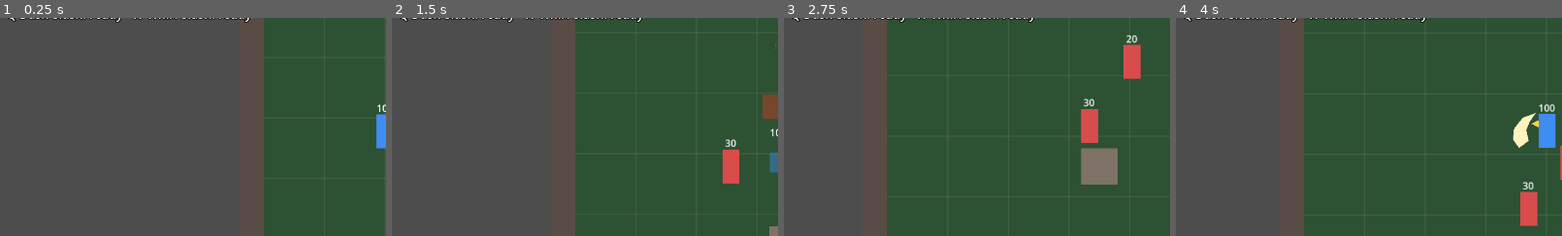
Above: before the commit, frames 1-4 (left to right).
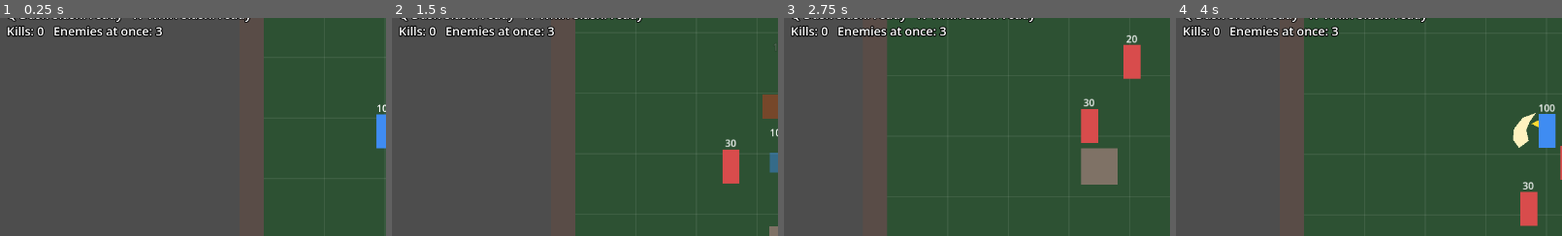
Above: after the commit, the same moments.

Repository: knc219-a11y/second-game
Game: Godot game, scene res://scenes/test_map.tscn
Same seed, same stepped clock (60 frames per second), same inputs: the game is played once before the commit and once after it.
Inputs:
- Up to frame 1 (0.25 s): no input
- Up to frame 2 (1.5 s): hold Right (move_right) 0.53-1.28 s; hold X (attack) 0.53-1.28 s; hold Down (move_down) from 1.28 s (still down); tap Space (roll) at 1.35 s
- Up to frame 3 (2.75 s): release Down (move_down) at 2.03 s; hold Right (move_right) from 2.03 s (still down); hold X (attack) from 2.03 s (still down)
- Up to frame 4 (4 s): release Right (move_right) at 2.78 s; release X (attack) at 2.78 s; hold Up (move_up) 2.78-3.53 s; tap Space (roll) at 2.85 s; hold Left (move_left) from 3.53 s (still down); hold X (attack) from 3.53 s (still down)
The pictures show only the part of the screen within x 0-50%, y 24-74%; the shares and areas given below are measured in that part.

The runs differ from the first frame. In frame 1, 1.2% of the frame differs, in the area x 1-43%, y 3-9%; in frame 2, 1.2%; in frame 3, 1.3%; in frame 4, 1.3%.

Commit message:
Farming: kill counter, and one more enemy at once every 10 kills (up to 6)
Co-Authored-By: Claude Opus 5.5 (1M context) <noreply@anthropic.com>
Claude-Session: https://claude.ai/code/session_0131sHMWAw5zPVnwH93Xeven

Diff:
--- a/scenes/test_map.tscn
+++ b/scenes/test_map.tscn
@@ -247,3 +247,15 @@
 
 [node name="Enemy3" parent="Enemies" instance=ExtResource("2")]
 position = Vector2(750, 450)
+
+[node name="Hud" type="CanvasLayer" parent="."]
+
+[node name="KillLabel" type="Label" parent="Hud"]
+offset_left = 16.0
+offset_top = 180.0
+offset_right = 616.0
+offset_bottom = 208.0
+theme_override_constants/outline_size = 6
+theme_override_colors/font_outline_color = Color(0, 0, 0, 1)
+theme_override_font_sizes/font_size = 20
+text = "Kills: 0   Enemies at once: 3"
--- a/scripts/test_map.gd
+++ b/scripts/test_map.gd
@@ -17,6 +17,14 @@
 # Player. Not strictly off-screen: the map is barely bigger than the view, so an
 # off-screen point would mean a 7-15 s walk before the enemy arrives.
 @export var spawn_min_distance: float = 400.0
+# Rising pressure: every pressure_kills kills one more enemy is kept alive at
+# once (keep_alive +1), up to max_keep_alive, so a geared-up run keeps getting
+# busier instead of staying flat. The HUD counts kills; on each step up the
+# label pops in pressure_color. R restart reloads the scene and resets both.
+@export var pressure_kills: int = 10
+@export var max_keep_alive: int = 6
+@export var pressure_color: Color = Color(1, 0.55, 0.2, 1)
+@export var pressure_flash_time: float = 1.0
 
 # Tough variant: this fraction of respawns has more HP, a better drop chance, drops
 # the Steel Sword (tier 2) instead of the Iron Sword, and super armor (keeps swinging when hit), drawn bigger and darker to read at a glance.
@@ -42,9 +50,38 @@
 @export var ranged_pet_drop_kind: int = 3
 
 var respawn_left: float = 0.0
+var kills: int = 0
 
 @onready var enemies: Node2D = $Enemies
 @onready var player: Node2D = $Player
+@onready var kill_label: Label = $Hud/KillLabel
+
+
+func _ready() -> void:
+	enemies.child_exiting_tree.connect(_on_enemy_exiting)
+	_update_kill_label()
+
+
+# Enemies leave the tree only when killed (enemy.gd queue_free at 0 HP); the
+# hp check also skips the scene being freed on restart.
+func _on_enemy_exiting(enemy: Node) -> void:
+	if enemy.get("hp") == null or enemy.hp > 0 or player.get("is_dead") == true:
+		return
+	kills += 1
+	var before := keep_alive
+	keep_alive = mini(keep_alive + (1 if kills % pressure_kills == 0 else 0), max_keep_alive)
+	_update_kill_label()
+	if keep_alive > before:
+		print("Pressure up: %d enemies at once" % keep_alive)
+		kill_label.modulate = pressure_color
+		kill_label.scale = Vector2(1.3, 1.3)
+		var tween := kill_label.create_tween().set_parallel()
+		tween.tween_property(kill_label, "modulate", Color(1, 1, 1, 1), pressure_flash_time)
+		tween.tween_property(kill_label, "scale", Vector2.ONE, pressure_flash_time * 0.3)
+
+
+func _update_kill_label() -> void:
+	kill_label.text = "Kills: %d   Enemies at once: %d" % [kills, keep_alive]
 
 
 func _physics_process(delta: float) -> void:
